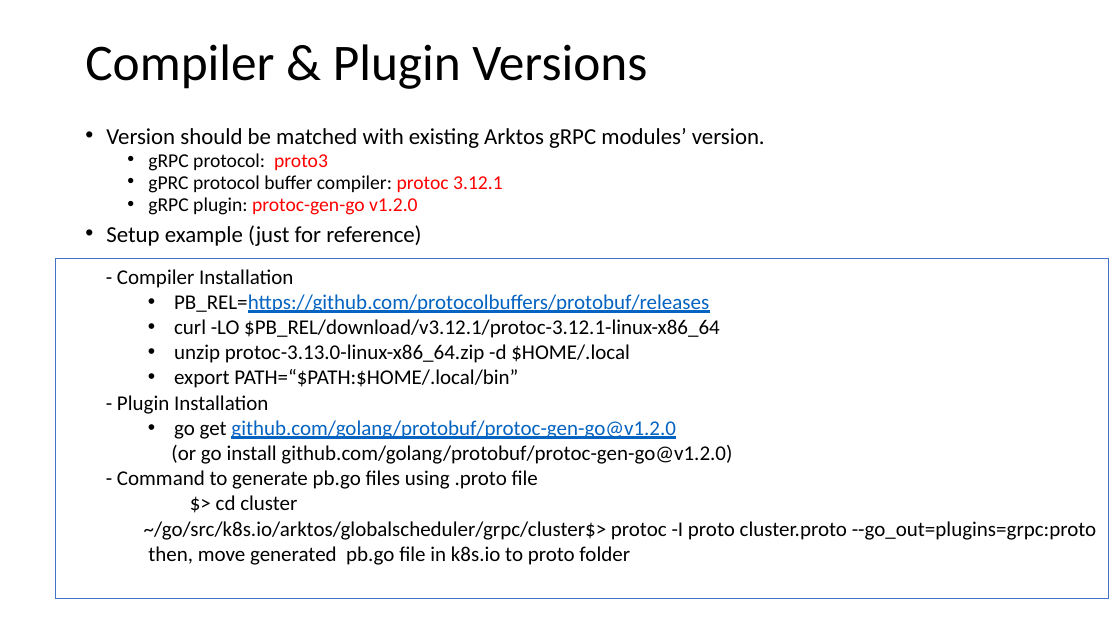
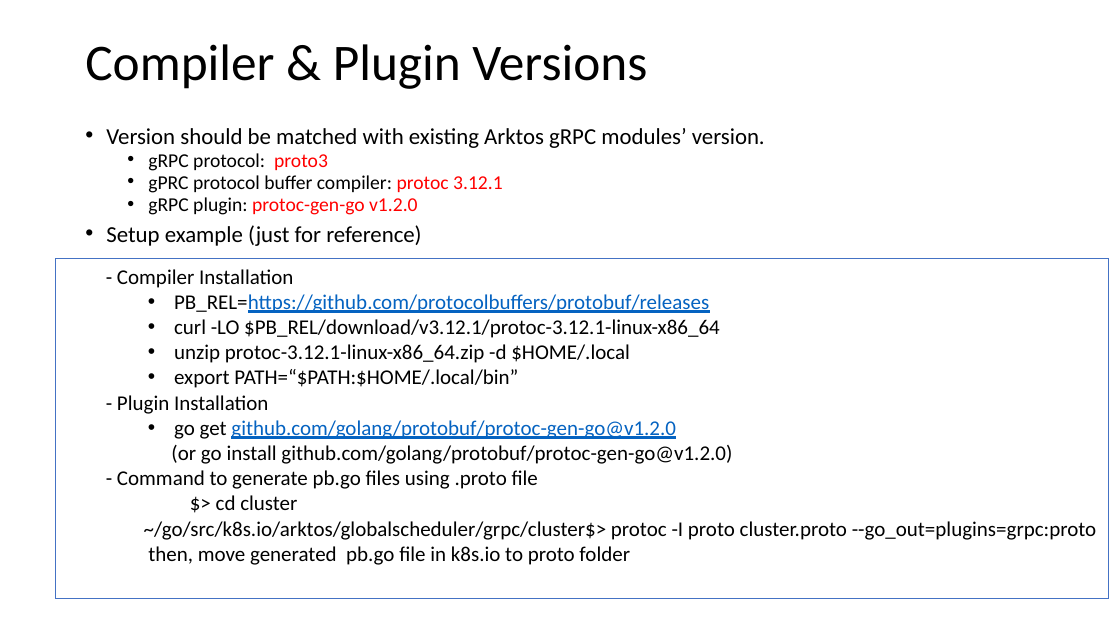
Before and after one commit to CentaurusInfra/global-resource-scheduler, a slide deck: slide 3 of docs/misc/gRPC-ClusterController-ResourceCollector.pptx. Drawn at 1120x630 pixels with LibreOffice and Linux fonts; fonts in the diff are those of the drawing. Boxes give left, top, right and bottom in pixels: in the first picture for what was removed or moved away, otherwise in the second. Text is boxed around its words. In the diff, an @@ line names an element or a change of style, - is before the commit and + after.

```diff
--- a/docs/misc/gRPC-ClusterController-ResourceCollector.pptx
+++ b/docs/misc/gRPC-ClusterController-ResourceCollector.pptx
@@ text in rectangle at (174, 344, 630, 363): text changed @@
-    • unzip protoc-3.13.0-linux-x86_64.zip -d $HOME/.local
+    • unzip protoc-3.12.1-linux-x86_64.zip -d $HOME/.local
```
